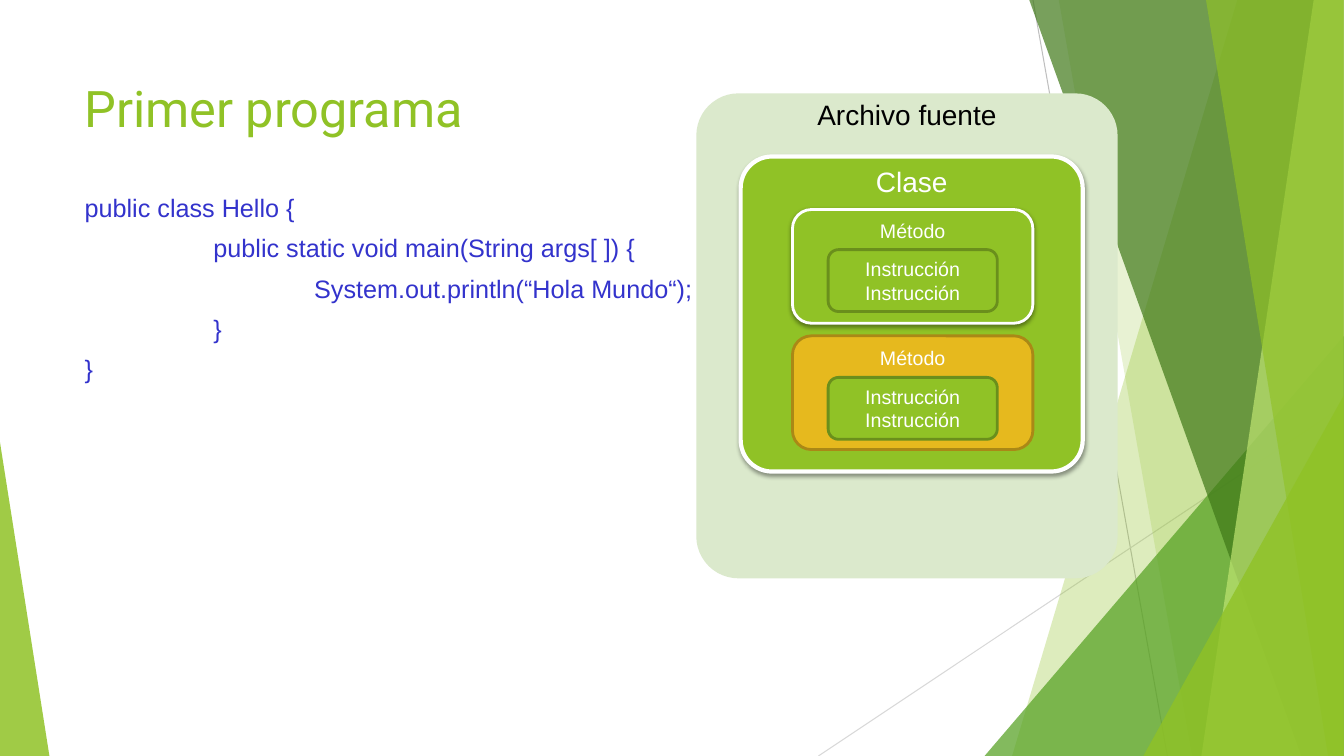
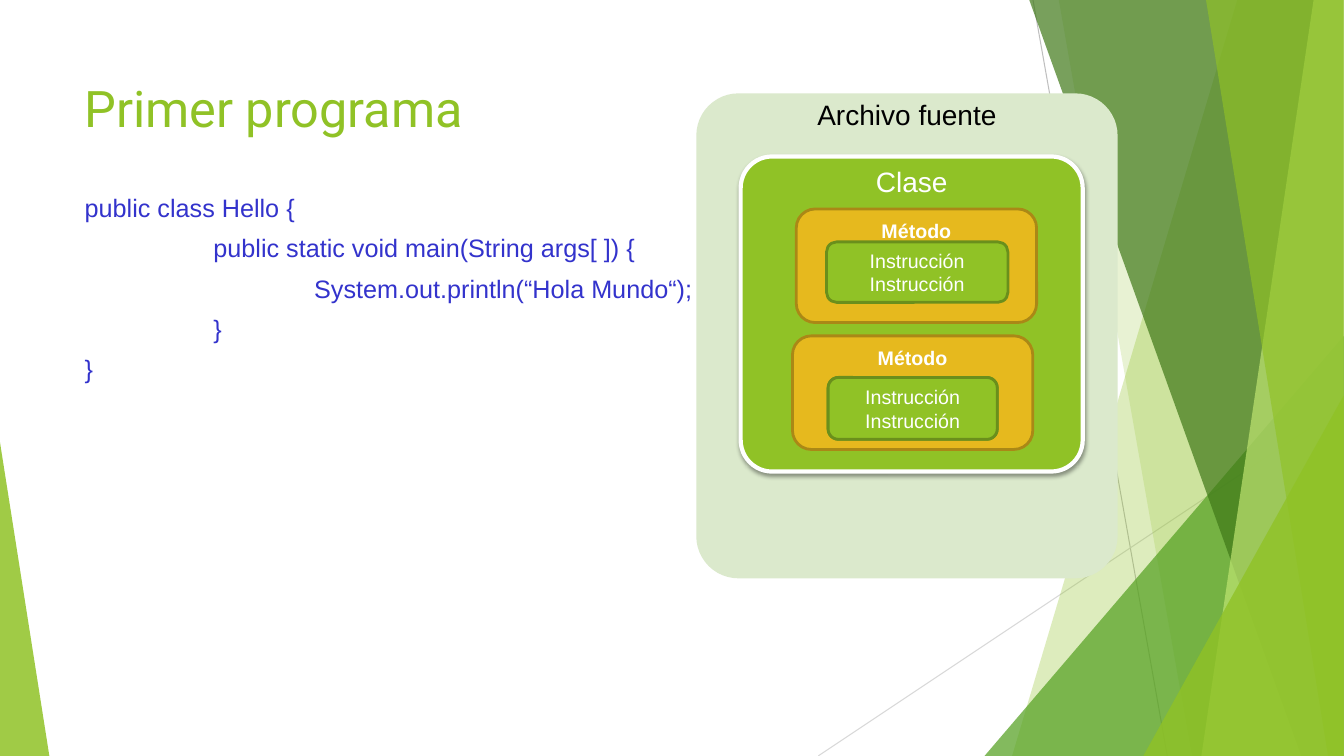
Before and after one commit to jomarnavarro/basicJava, a slide deck: slide 4 of slides/SeleniumModule2.pptx. Drawn at 1344x756 pixels with LibreOffice and Linux fonts; fonts in the diff are those of the drawing. Boxes give left, top, right and bottom in pixels: in the first picture for what was removed or moved away, otherwise in the second. Text is boxed around its words. In the diff, an @@ line names an element or a change of style, - is before the commit and + after.

```diff
--- a/slides/SeleniumModule2.pptx
+++ b/slides/SeleniumModule2.pptx
@@ rounded rectangle "Método": place and size @@
-rounded rectangle "Método" at box(792, 210, 1033, 324)
+rounded rectangle "Método" at box(797, 209, 1036, 323)
@@ rounded rectangle "Método" at box(797, 209, 1036, 323): bold on; fill #90C226 to #E6B91E; outline #FFFFFF 2 pt to #AA8916 2 pt; shadow off @@
@@ rounded rectangle "Instrucción": place and size @@
-rounded rectangle "Instrucción" at box(829, 250, 998, 312)
+rounded rectangle "Instrucción" at box(827, 242, 1008, 302)
@@ rounded rectangle "Método" at box(792, 336, 1032, 450): bold on @@
```
Also in this commit, not shown: 6 other slides changed, 2 slides added, 1 slide removed, 5 other files.
